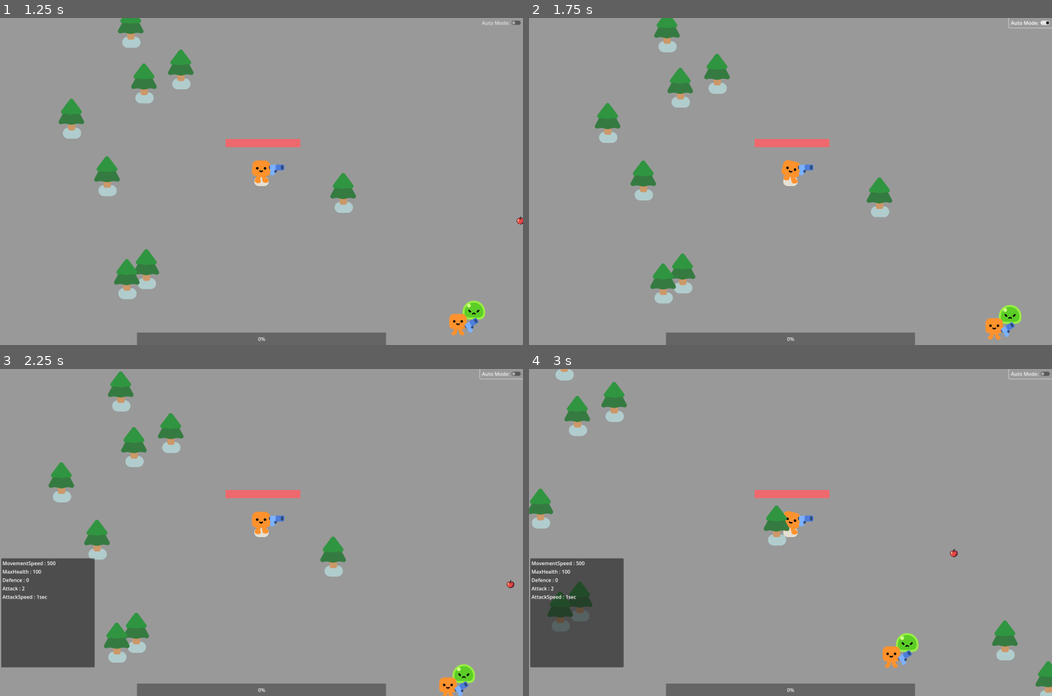
Above: before the commit, frames 1-4 (two rows, left to right).
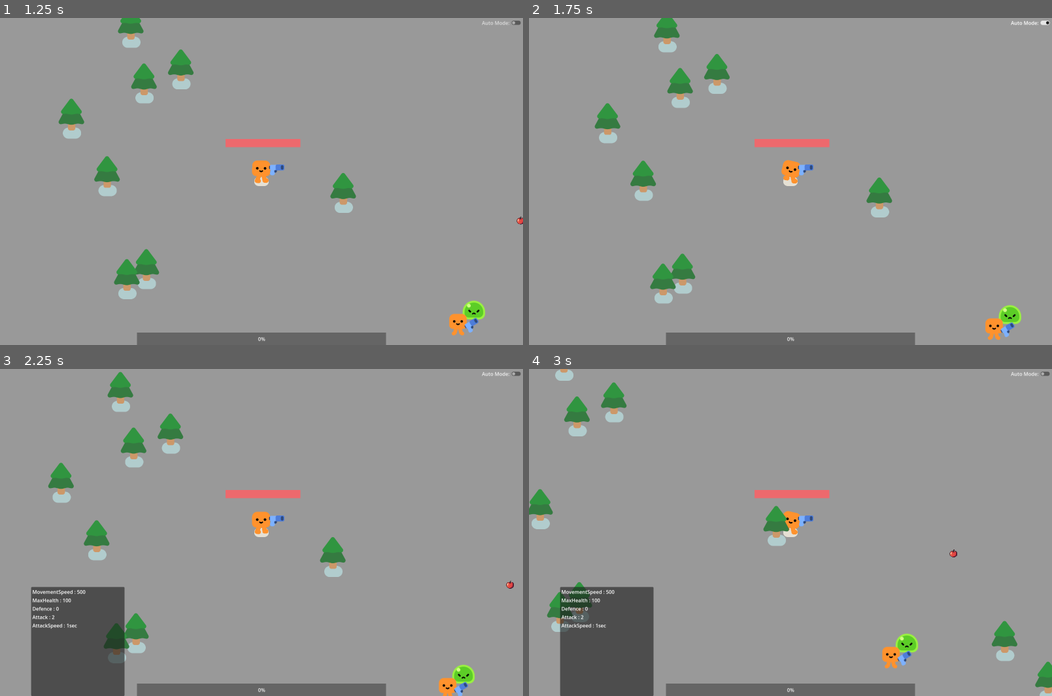
Above: after the commit, the same moments.

Repository: Kuui22/Godot_test
Game: Godot game, scene res://menus/mainmenu.tscn
Two runs of this game, one before a commit and one after it. Both use one fixed random seed, a clock stepped at 60 frames per second and the inputs below.
Inputs (mouse positions are in pixels of both pictures, inside the frame that each line leads up to):
- Up to frame 1 (1.25 s): click "Start" at 0.5 s
- Up to frame 2 (1.75 s): click "Auto Mode:" at 1.25 s
- Up to frame 3 (2.25 s): tap Enter at 2 s; move the mouse to (376, 516) at 2.02 s; hold D (move_right) from 2.03 s (still down); tap C (characterstats) at 2.1 s; click (376, 516) at 2.17 s
- Up to frame 4 (3 s): move the mouse to (685, 548) at 2.77 s; release D (move_right) at 2.78 s; hold S (move_down) from 2.78 s (still down); tap E (interact) at 2.85 s

Frame 1 is identical in both runs. In frame 2, 0.2% of the frame differs, in the area x 12-100%, y 0-99%; in frame 3, 6.7%, in the area x 0-100%, y 0-100%; in frame 4, 6.7%.

Commit message:
fixes and first part of reroll inventory
insane

Diff:
--- a/2d-project-start/items/item_data_equip.gd
+++ b/2d-project-start/items/item_data_equip.gd
@@ -30,3 +30,12 @@
 	Charm,
 	NOT
 }
+func _init():
+	_update_description()
+
+# Function to dynamically update the description based on stats
+func _update_description() -> void:
+	description = "Stats:\n"
+	for stat in stats.keys():
+		if stats[stat] != 0:
+			description += str(stat) + ": " + str(stats[stat]) + "\n"
--- a/2d-project-start/main.gd
+++ b/2d-project-start/main.gd
@@ -20,6 +20,10 @@
 @onready var player_stats = %PlayerStats
 var trees = treefunctions.new()
 
+
+@onready var crafting_menu: Control = %CraftingMenu
+@onready var reroll_inventory: Control = crafting_menu.get_node("TabContainer/RerollInventory")
+
 #can change starting spawned mob
 func _ready():
 	#player + inventory
@@ -37,18 +41,20 @@
 	mob = SLIME
 	trees.gencheck_trees(player,tree_radius,tree_count,tree_scenes,self)
 
-
-
+	get_player_inventory_equip()
 
 	#get all current external inventories
 	for node in get_tree().get_nodes_in_group("external_inventory"):
 		node.toggle_inventory.connect(toggle_inventory_interface)
 
-func _unhandled_input(_event):
+
+func _unhandled_key_input(_event):
 	if Input.is_action_just_pressed("pause"):
 		pause()
 	if Input.is_action_just_pressed("characterstats"):
 		toggle_stats_interface()
+	if Input.is_action_just_pressed("craftingmenu"):
+		toggle_crafting_interface()
 
 func updatestats(_x = null) -> void:
 	player_stats.update_stats_ui(player.statsdict)
@@ -56,7 +62,14 @@
 func updateequip(_x = null) -> void:
 	inventory_interface.set_equip_inventory_data(player.equip_inventory_data)
 
-
+func get_player_inventory_equip():
+	var itemarray:Array[SlotData] = []
+	for item in player.inventory_data.slot_datas:
+		if item:
+			if item.item_data is ItemDataEquip:
+				print(item.item_data.name)
+				itemarray.append(item)
+	reroll_inventory.update_equiplist(itemarray)
 
 func toggle_inventory_interface(external_inventory_owner = null) -> void:
 	#this flips the value each time this is called
@@ -68,6 +81,8 @@
 		inventory_interface.clear_external_inventory()
 func toggle_stats_interface() -> void:
 	player_stats.visible = not player_stats.visible
+func toggle_crafting_interface() -> void:
+	crafting_menu.visible = not crafting_menu.visible
 
 func pause():
 	if Engine.time_scale == 0:
@@ -123,7 +138,8 @@
 func open_menus(menu):
 	match menu:
 		"RANDOMIZER":
-			print("We got here")
+			crafting_menu.visible = true
+			pass
 
 
 func _on_auto_mode_pressed() -> void:
--- /dev/null
+++ b/2d-project-start/menus/crafting_menu.gd
@@ -0,0 +1,6 @@
+extends Control
+
+
+
+func _on_exit_button_pressed() -> void:
+	self.visible = false
--- /dev/null
+++ b/2d-project-start/menus/crafting_menu.tscn
@@ -0,0 +1,49 @@
+[gd_scene load_steps=4 format=3 uid="uid://qyt235ws8rqn"]
+
+[ext_resource type="Script" path="res://menus/crafting_menu.gd" id="1_0rmx0"]
+[ext_resource type="PackedScene" uid="uid://cg28uhswu3w72" path="res://menus/reroll_inventory.tscn" id="1_0ycfd"]
+[ext_resource type="Texture2D" uid="uid://c0ivfitmckfdn" path="res://art/exit.png" id="2_qyqvj"]
+
+[node name="CraftingMenu" type="Control"]
+layout_mode = 3
+anchors_preset = 15
+anchor_right = 1.0
+anchor_bottom = 1.0
+offset_right = -1180.0
+offset_bottom = -550.0
+grow_horizontal = 2
+grow_vertical = 2
+script = ExtResource("1_0rmx0")
+
+[node name="TabContainer" type="TabContainer" parent="."]
+clip_contents = true
+layout_mode = 1
+anchors_preset = 15
+anchor_right = 1.0
+anchor_bottom = 1.0
+grow_horizontal = 2
+grow_vertical = 2
+current_tab = 0
+
+[node name="RerollInventory" parent="TabContainer" instance=ExtResource("1_0ycfd")]
+layout_mode = 2
+metadata/_tab_index = 0
+
+[node name="Gino" type="Control" parent="TabContainer"]
+visible = false
+layout_mode = 2
+metadata/_tab_index = 1
+
+[node name="ExitButton" type="TextureButton" parent="."]
+layout_mode = 1
+anchors_preset = 1
+anchor_left = 1.0
+anchor_right = 1.0
+offset_left = -40.0
+offset_bottom = 40.0
+grow_horizontal = 0
+texture_normal = ExtResource("2_qyqvj")
+ignore_texture_size = true
+stretch_mode = 0
+
+[connection signal="pressed" from="ExitButton" to="." method="_on_exit_button_pressed"]
--- /dev/null
+++ b/2d-project-start/menus/reroll_inventory.gd
@@ -0,0 +1,18 @@
+extends Control
+
+@onready var item_texture: TextureRect = $Control/ItemTexture
+
+
+var equiplist:Array[SlotData]
+
+func _on_left_button_pressed() -> void:
+	pass # Replace with function body.
+
+
+func _on_right_button_pressed() -> void:
+	pass # Replace with function body.
+
+
+func update_equiplist(equiparray):
+	equiplist = equiparray
+	print(equiplist)
--- /dev/null
+++ b/2d-project-start/menus/reroll_inventory.tscn
@@ -0,0 +1,89 @@
+[gd_scene load_steps=5 format=3 uid="uid://cg28uhswu3w72"]
+
+[ext_resource type="Texture2D" uid="uid://i4cjdwy1kcoj" path="res://icon.png" id="1_2mpff"]
+[ext_resource type="Script" path="res://menus/reroll_inventory.gd" id="1_byn51"]
+[ext_resource type="Texture2D" uid="uid://cw108ey368mel" path="res://art/leftarrow.png" id="3_txiuc"]
+[ext_resource type="Texture2D" uid="uid://d256w480erbjs" path="res://art/rightarrow.png" id="4_aonmr"]
+
+[node name="RerollInventory" type="Control"]
+layout_mode = 3
+anchors_preset = 15
+anchor_right = 1.0
+anchor_bottom = 1.0
+offset_right = -1180.0
+offset_bottom = -550.0
+grow_horizontal = 2
+grow_vertical = 2
+script = ExtResource("1_byn51")
+
+[node name="Control" type="Control" parent="."]
+layout_mode = 1
+anchors_preset = 8
+anchor_left = 0.5
+anchor_top = 0.5
+anchor_right = 0.5
+anchor_bottom = 0.5
+offset_left = -100.0
+offset_top = -100.0
+offset_right = 100.0
+offset_bottom = 100.0
+grow_horizontal = 2
+grow_vertical = 2
+
+[node name="ItemTexture" type="TextureRect" parent="Control"]
+layout_mode = 1
+anchors_preset = 8
+anchor_left = 0.5
+anchor_top = 0.5
+anchor_right = 0.5
+anchor_bottom = 0.5
+offset_left = -64.0
+offset_top = -64.0
+offset_right = 64.0
+offset_bottom = 64.0
+grow_horizontal = 2
+grow_vertical = 2
+texture = ExtResource("1_2mpff")
+
+[node name="LeftButton" type="TextureButton" parent="Control"]
+layout_mode = 1
+anchors_preset = 4
+anchor_top = 0.5
+anchor_bottom = 0.5
+offset_top = -100.0
+offset_right = 40.0
+offset_bottom = 100.0
+grow_vertical = 2
+texture_normal = ExtResource("3_txiuc")
+ignore_texture_size = true
+stretch_mode = 0
+
+[node name="RightButton" type="TextureButton" parent="Control"]
+layout_mode = 1
+anchors_preset = 6
+anchor_left = 1.0
+anchor_top = 0.5
+anchor_right = 1.0
+anchor_bottom = 0.5
+offset_left = -40.0
+offset_top = -100.0
+offset_bottom = 100.0
+grow_horizontal = 0
+grow_vertical = 2
+texture_normal = ExtResource("4_aonmr")
+ignore_texture_size = true
+stretch_mode = 0
+
+[node name="Label" type="Label" parent="."]
+layout_mode = 1
+anchors_preset = 5
+anchor_left = 0.5
+anchor_right = 0.5
+offset_left = -77.0
+offset_right = 77.0
+offset_bottom = 23.0
+grow_horizontal = 2
+text = "REROLL INVENTORY"
+
+[connection signal="pressed" from="Control/LeftButton" to="." method="_on_left_button_pressed"]
+[connection signal="pressed" from="Control/RightButton" to="." method="_on_right_button_pressed"]
--- a/2d-project-start/player.gd
+++ b/2d-project-start/player.gd
@@ -19,7 +19,7 @@
 	set(value):
 		Stats = value
 
-var health:float = Stats.health
+var currenthealth:float = Stats.currenthealth
 const MAX_AI_SPEED:float = 450.0
 const SPEEDFACTOR:float = 50
 const DAMAGE_RATE:float = 5.0
@@ -27,10 +27,10 @@
 
 @export var statsdict:Dictionary = {
 	"MovementSpeed":Stats.speed,
-	"MaxHealth":100.0,
-	"Defence":0,
-	"Attack":2,
-	"AttackSpeed":1
+	"MaxHealth":Stats.maxhealth,
+	"Defence":Stats.defence,
+	"Attack":Stats.attack,
+	"AttackSpeed":Stats.baseattackspeed
 	}
 var coins:int
 var diamonds:int
@@ -95,12 +95,12 @@
 	#take damage from mobs
 	var overlapping_mobs = %HurtBox.get_overlapping_bodies()
 	if overlapping_mobs.size() > 0:
-		health -= DAMAGE_RATE * overlapping_mobs.size() * delta *(1-statsdict['Defence']/100)
-		%HealthBar.value = health
-		if health <= 0.0:
+		currenthealth -= DAMAGE_RATE * overlapping_mobs.size() * delta *(1-statsdict['Defence']/100)
+		%HealthBar.value = currenthealth
+		if currenthealth <= 0.0:
 			health_depleted.emit()
 
-#animations are more smooth in _process instead of _physics_process
+#animations are more smooth in _process instead of _physics_process? or so they told me
 func _process(_delta):
 	#animation
 	if velocity.length() > 0.0:
@@ -118,7 +118,7 @@
 
 #functions for wandering ai
 func update_target_position():
-	var target_vector = Vector2(randf_range(-32, 32), randf_range(-32, 32))
+	var target_vector = Vector2(randf_range(-64, 64), randf_range(-64, 64))
 	target_position = start_position + target_vector
 
 func is_at_target_position():
--- a/2d-project-start/player/characterstats.gd
+++ b/2d-project-start/player/characterstats.gd
@@ -4,23 +4,10 @@
 
 
 @export var speed:float = 500.0
-# The downward acceleration when in the air, in meters per second squared.
-@export var fall_acceleration = 75
-# Jump acceleration
-@export var jump_impulse = 20
-# read
-@export var double_jump_counter = false
-var health:float = 100.0
+var maxhealth:float = 100.0
+var currenthealth:float = 100.0
 var defence:int = 0
-@export var statsdict:Dictionary = {
-	"Speed":speed,
-	"Health":health,
-	"Defence":defence
-	}
-
+var attack:int = 2
+var baseattackspeed:float = 1.0
 var coins:int
 var diamonds:int
-@export var valuesdict:Dictionary = {
-	"Coins":coins,
-	"Diamonds":diamonds
-	}
--- a/2d-project-start/player/player_manager.gd
+++ b/2d-project-start/player/player_manager.gd
@@ -59,7 +59,7 @@
 	player.statsdict['MaxHealth'] += 20
 	player.healthbar.max_value= player.statsdict['MaxHealth']
 	player.healthbar.value= player.statsdict['MaxHealth']
-	player.health = player.statsdict['MaxHealth']
+	player.currenthealth = player.statsdict['MaxHealth']
 	statsupdated.emit()
 
 
--- a/2d-project-start/project.godot
+++ b/2d-project-start/project.godot
@@ -148,6 +148,11 @@
 "events": [Object(InputEventKey,"resource_local_to_scene":false,"resource_name":"","device":-1,"window_id":0,"alt_press …(191 unchanged characters)…
 ]
 }
+craftingmenu={
+"deadzone": 0.5,
+"events": [Object(InputEventKey,"resource_local_to_scene":false,"resource_name":"","device":-1,"window_id":0,"alt_pressed":false,"shift_pressed":false,"ctrl_pressed":false,"meta_pressed":false,"pressed":false,"keycode":0,"physical_keycode":75,"key_label":0,"unicode":107,"location":0,"echo":false,"script":null)
+]
+}
 
 [layer_names]
 
--- a/2d-project-start/survivors_game.tscn
+++ b/2d-project-start/survivors_game.tscn
@@ -10,6 +10,7 @@
 [ext_resource type="Resource" uid="uid://b3vet7spfthtr" path="res://inventory/test_inv.tres" id="4_pkap7"]
 [ext_resource type="PackedScene" uid="uid://c1c7g1dvftyni" path="res://objects/chest.tscn" id="5_bhx57"]
 [ext_resource type="PackedScene" path="res://menus/player_stats.tscn" id="6_1aipv"]
+[ext_resource type="PackedScene" uid="uid://qyt235ws8rqn" path="res://menus/crafting_menu.tscn" id="7_trso8"]
 [ext_resource type="Script" path="res://inventory/inventory_data_equip.gd" id="9_5rrrq"]
 [ext_resource type="PackedScene" uid="uid://vqwo2x387eft" path="res://items/pickup.tscn" id="9_ity6n"]
 [ext_resource type="Resource" uid="uid://dhdadkp42er86" path="res://items/food/apple.tres" id="10_ccrdk"]
@@ -20,6 +21,10 @@
 
 [sub_resource type="StyleBoxFlat" id="StyleBoxFlat_a85np"]
 bg_color = Color(0.775174, 0.545776, 0.308459, 1)
+
+[sub_resource type="StyleBoxEmpty" id="StyleBoxEmpty_5a6tp"]
+
+[sub_resource type="StyleBoxEmpty" id="StyleBoxEmpty_afkg6"]
 
 [sub_resource type="Resource" id="Resource_1rq5m"]
 script = ExtResource("9_5rrrq")
@@ -105,10 +110,10 @@
 [node name="PlayerStats" parent="UI" instance=ExtResource("6_1aipv")]
 unique_name_in_owner = true
 visible = false
-offset_left = 4.0
-offset_top = 608.0
-offset_right = 304.0
-offset_bottom = 958.0
+offset_left = 100.0
+offset_top = 700.0
+offset_right = 400.0
+offset_bottom = 1050.0
 
 [node name="AutoMode" type="CheckButton" parent="UI"]
 anchors_preset = 1
@@ -117,7 +122,17 @@
 offset_left = -138.0
 offset_bottom = 31.0
 grow_horizontal = 0
+theme_override_styles/focus = SubResource("StyleBoxEmpty_5a6tp")
+theme_override_styles/pressed = SubResource("StyleBoxEmpty_afkg6")
 text = "Auto Mode:"
+
+[node name="CraftingMenu" parent="UI" instance=ExtResource("7_trso8")]
+unique_name_in_owner = true
+visible = false
+offset_left = 100.0
+offset_top = 200.0
+offset_right = -1080.0
+offset_bottom = -350.0
 
 [node name="Chest" parent="." instance=ExtResource("5_bhx57")]
 position = Vector2(1030, 645)
Binary file added: 2d-project-start/art/exit.png
Not shown, added: 2d-project-start/art/exit.png.import
Binary file added: 2d-project-start/art/leftarrow.png
Not shown, added: 2d-project-start/art/leftarrow.png.import
Binary file added: 2d-project-start/art/rightarrow.png
Not shown, added: 2d-project-start/art/rightarrow.png.import
Not shown: 1 places in 2d-project-start/survivors_game.tscn that only renumber resources
